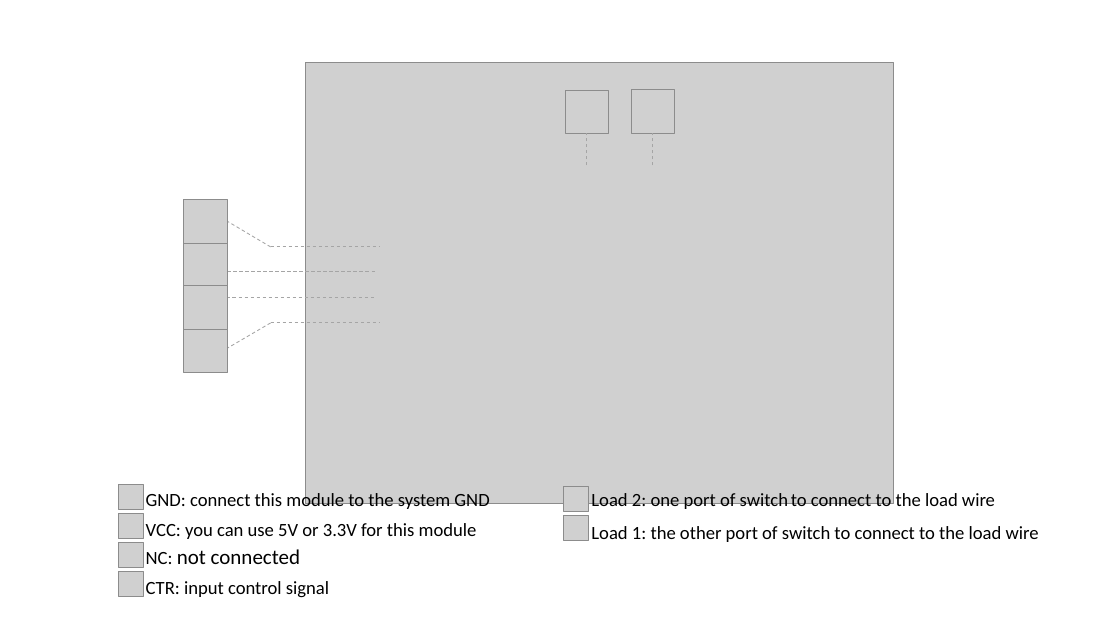
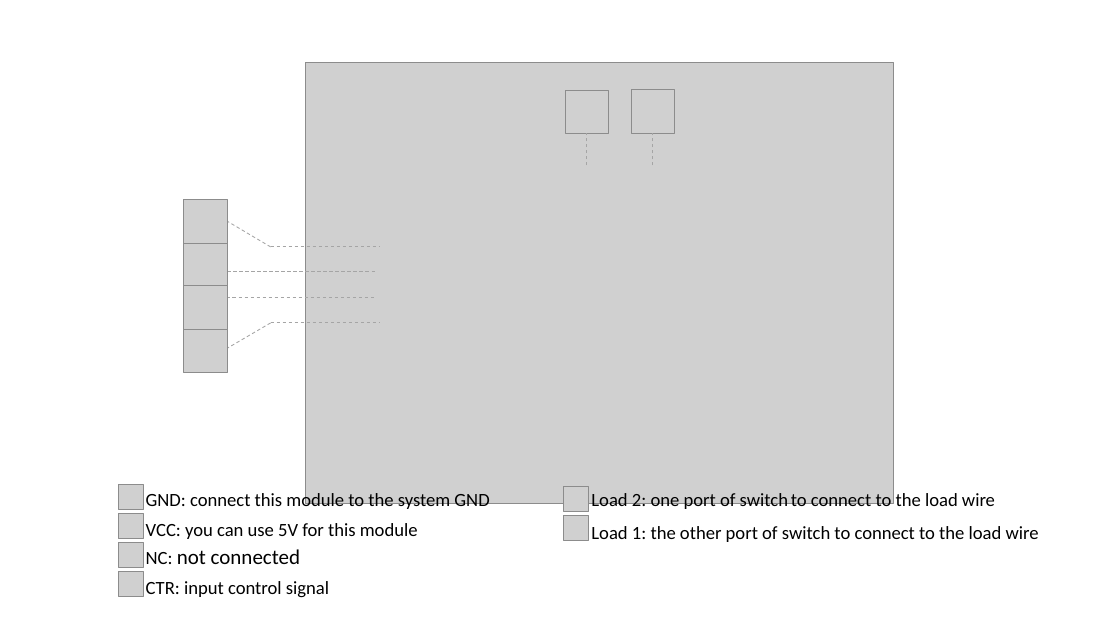
Before and after one commit to SeeedDocument/Grove-Solid_State_Relay_V2, a slide deck: slide 1 of img/pin_map.pptx. Drawn at 1120x630 pixels with LibreOffice and Linux fonts; fonts in the diff are those of the drawing; grey boxes stand for pictures. Boxes give left, top, right and bottom in pixels: in the first picture for what was removed or moved away, otherwise in the second. Text is boxed around its words. In the diff, an @@ line names an element or a change of style, - is before the commit and + after.

```diff
--- a/img/pin_map.pptx
+++ b/img/pin_map.pptx
@@ text at box(146, 523, 418, 539): text changed @@
-VCC: you can use 5V or 3.3V for this module
+VCC: you can use 5V for this module
```
Also in this commit, not shown: 1 other file.
